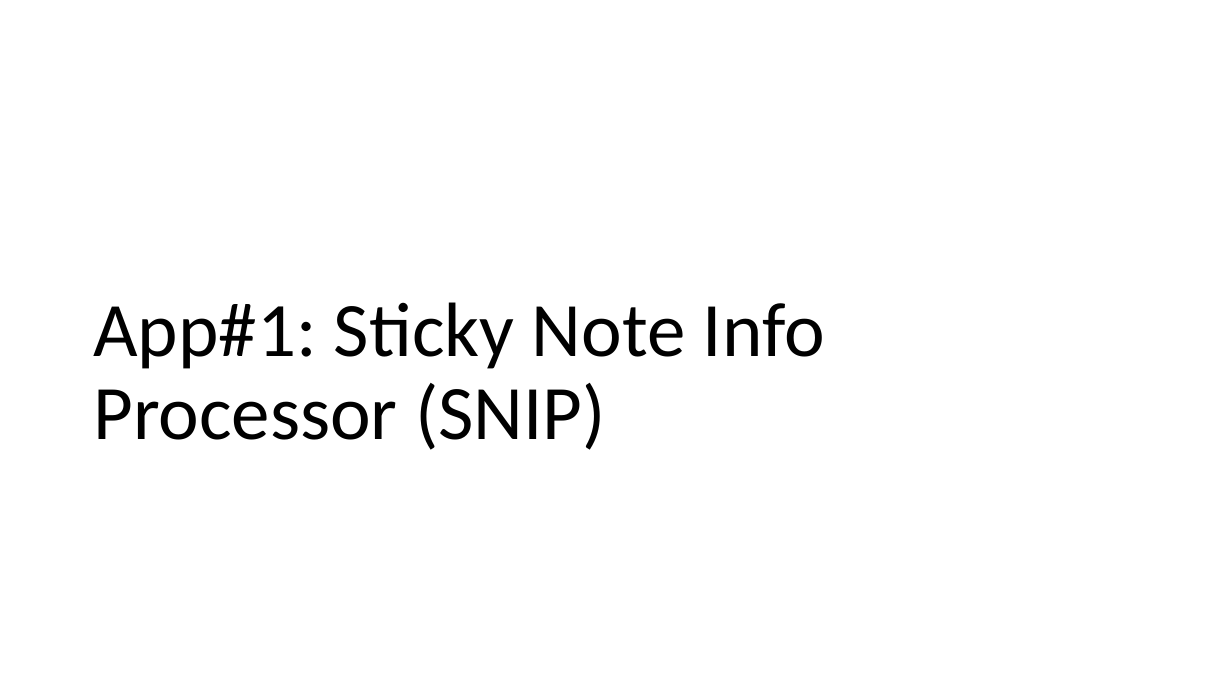
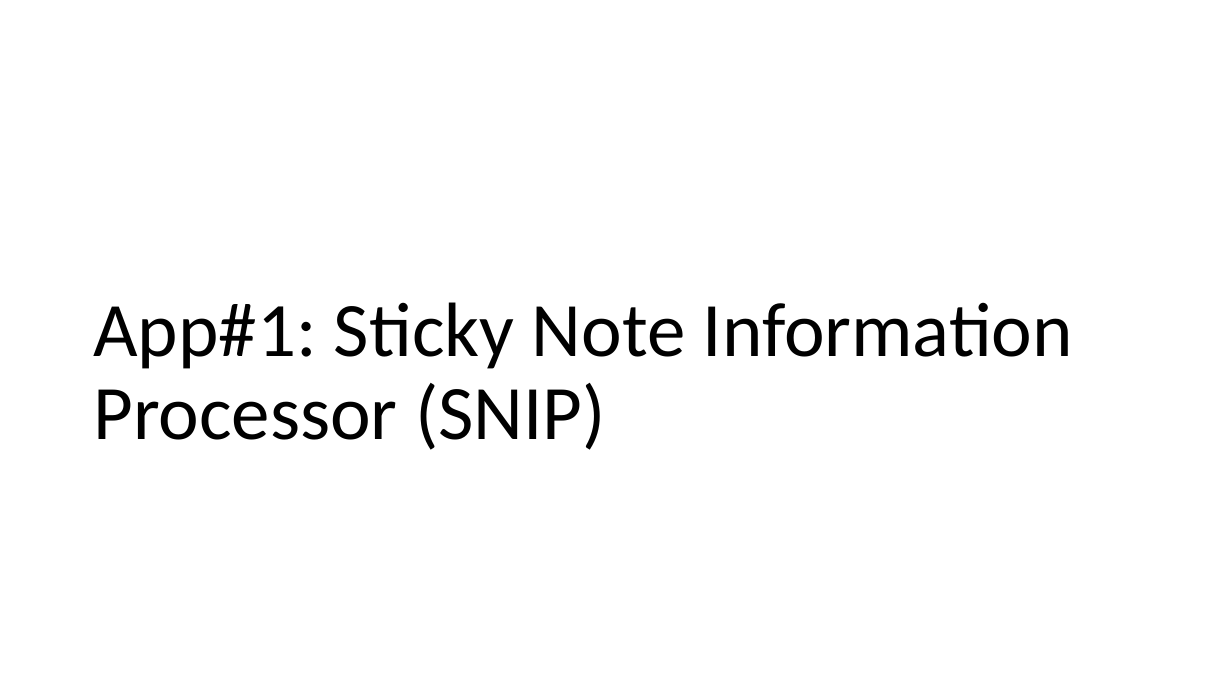
Before and after one commit to al-vincent/DesignThinkingToolset, a slide deck: slide 6 of documents/Design.pptx. Drawn at 1232x693 pixels with LibreOffice and Linux fonts; fonts in the diff are those of the drawing. Boxes give left, top, right and bottom in pixels: in the first picture for what was removed or moved away, otherwise in the second. Text is boxed around its words. In the diff, an @@ line names an element or a change of style, - is before the commit and + after.

```diff
--- a/documents/Design.pptx
+++ b/documents/Design.pptx
@@ title at bbox=[93, 302, 1073, 450]: text changed @@
-App#1: Sticky Note Info Processor (SNIP)
+App#1: Sticky Note Information Processor (SNIP)
```
Also in this commit, not shown: 4 other slides changed, 5 slides added, 5 other files.
